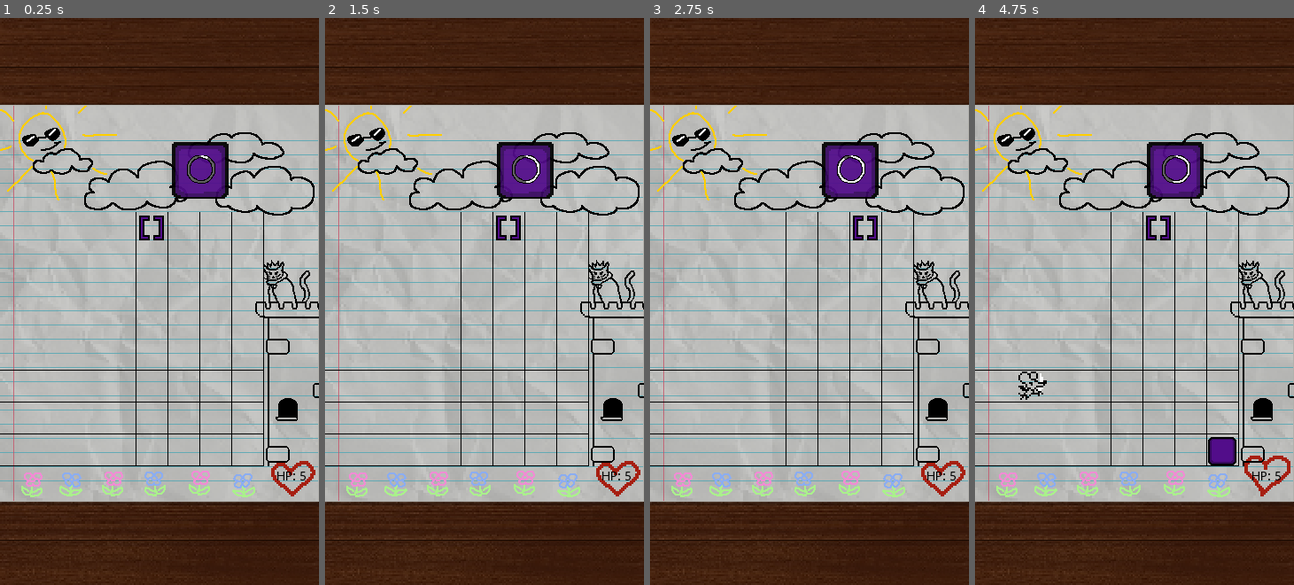
Above: before the commit, frames 1-4 (left to right).
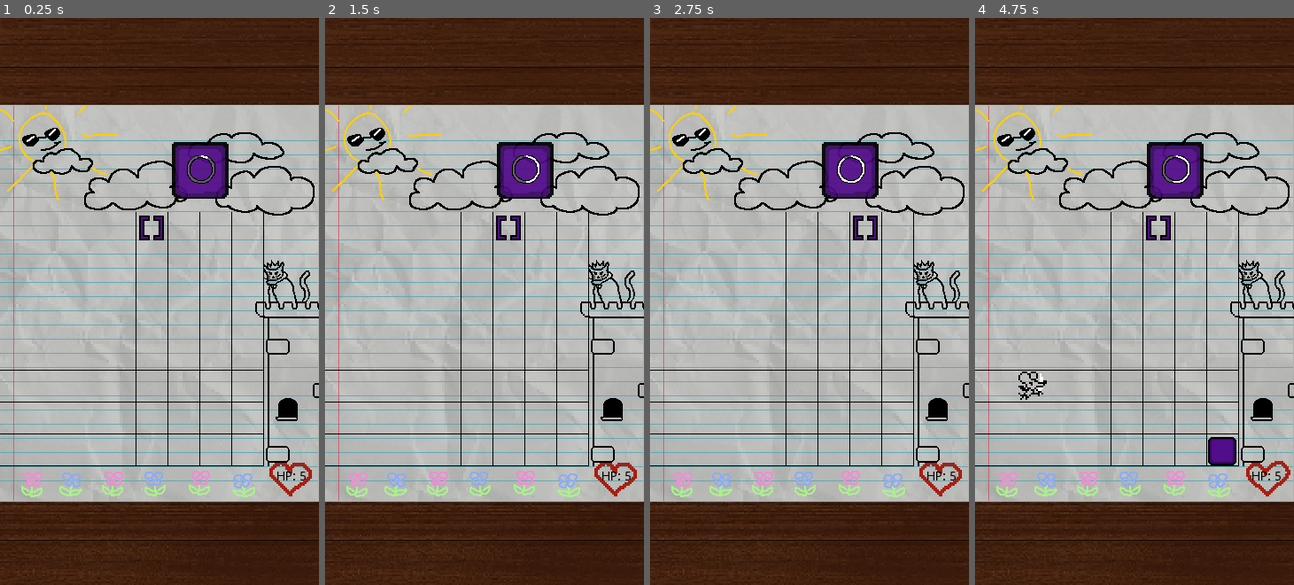
Above: after the commit, the same moments.

Repository: Sleeping-Robot-Games/Doodle-Defense
Game: Godot game, scene res://scenes/Game.tscn
Same seed, same stepped clock (60 frames per second), same inputs: the game is played once before the commit and once after it.
Inputs (mouse positions are in pixels of both pictures, inside the frame that each line leads up to):
- Up to frame 1 (0.25 s): no input
- Up to frame 2 (1.5 s): click (478, 341) at 0.5 s; click (506, 341) at 1.25 s
- Up to frame 3 (2.75 s): click (866, 341) at 2 s
- Up to frame 4 (4.75 s): click (1223, 341) at 2.75 s; click (1128, 341) at 3.5 s; click (1156, 341) at 4.25 s

The runs differ from the first frame. In frame 1, 0.2% of the frame differs, in the area x 84-99%, y 78-85%; in frame 2, 0.2%; in frame 3, 0.2%; in frame 4, 0.4%, in the area x 84-99%, y 77-85%.

Commit message:
enemy death animation

Diff:
--- a/scenes/Enemy.tscn
+++ b/scenes/Enemy.tscn
@@ -16,6 +16,23 @@
 "transitions": PoolRealArray( 1 ),
 "update": 0,
 "values": [ 0 ]
+}
+
+[sub_resource type="Animation" id=6]
+resource_name = "airDeath"
+length = 0.2
+loop = true
+tracks/0/type = "value"
+tracks/0/path = NodePath(".:frame")
+tracks/0/interp = 1
+tracks/0/loop_wrap = true
+tracks/0/imported = false
+tracks/0/enabled = true
+tracks/0/keys = {
+"times": PoolRealArray( 0, 0.1 ),
+"transitions": PoolRealArray( 1, 1 ),
+"update": 1,
+"values": [ 7, 23 ]
 }
 
 [sub_resource type="Animation" id=2]
@@ -49,6 +66,23 @@
 "transitions": PoolRealArray( 1, 1, 1, 1 ),
 "update": 1,
 "values": [ 5, 21, 6, 22 ]
+}
+
+[sub_resource type="Animation" id=7]
+resource_name = "groundDeath"
+length = 0.2
+loop = true
+tracks/0/type = "value"
+tracks/0/path = NodePath(".:frame")
+tracks/0/interp = 1
+tracks/0/loop_wrap = true
+tracks/0/imported = false
+tracks/0/enabled = true
+tracks/0/keys = {
+"times": PoolRealArray( 0, 0.1 ),
+"transitions": PoolRealArray( 1, 1 ),
+"update": 1,
+"values": [ 2, 18 ]
 }
 
 [sub_resource type="Animation" id=4]
@@ -95,8 +129,10 @@
 
 [node name="AnimationPlayer" type="AnimationPlayer" parent="Sprite"]
 anims/RESET = SubResource( 1 )
+anims/airDeath = SubResource( 6 )
 anims/airHit = SubResource( 2 )
 anims/airMove = SubResource( 3 )
+anims/groundDeath = SubResource( 7 )
 anims/groundHit = SubResource( 4 )
 anims/groundMove = SubResource( 5 )
 
--- a/scenes/Game.tscn
+++ b/scenes/Game.tscn
@@ -170,6 +170,7 @@
 position = Vector2( 294, -13 )
 scale = Vector2( 2, 2 )
 frames = SubResource( 6 )
+frame = 2
 playing = true
 
 [node name="Clouds" type="AnimatedSprite" parent="Background/Doodles"]
Binary file changed: assets/enemy_001.png
Not shown: 1 places in scenes/Enemy.tscn that only renumber resources
